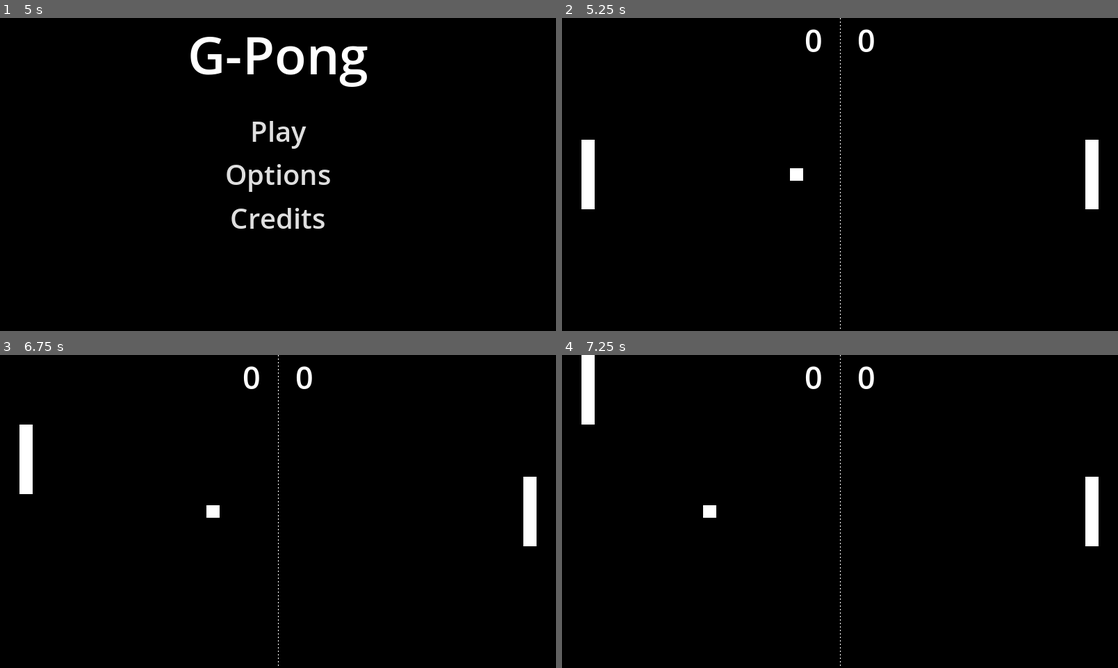
Above: before the commit, frames 1-4 (two rows, left to right).
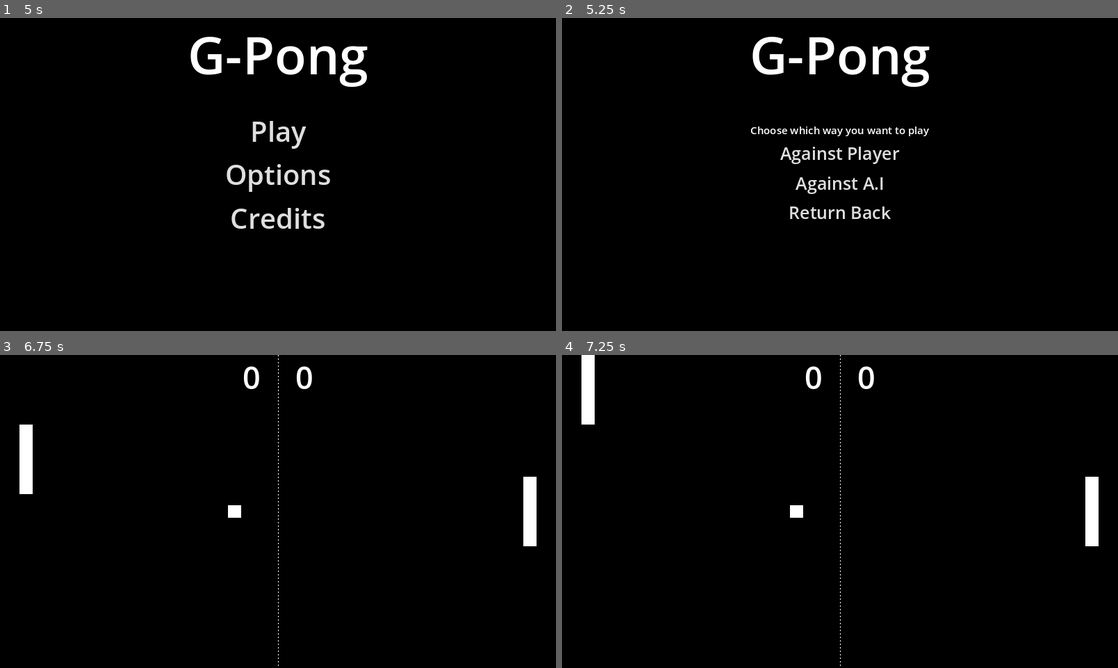
Above: after the commit, the same moments.

Repository: SimoneStarace/G-Pong
Game: Godot game, scene res://scenes/ui/menus/start_menu.tscn
Same seed, same stepped clock (60 frames per second), same inputs: the game is played once before the commit and once after it.
Inputs (mouse positions are in pixels of both pictures, inside the frame that each line leads up to):
- Up to frame 1 (5 s): click "Options" at 0.5 s; click "Normal" at 1.25 s; click "Normal" at 2 s; click "Return to Main Menu" at 2.75 s; click "Credits" at 3.5 s; click "Return to Main Menu" at 4.25 s
- Up to frame 2 (5.25 s): click "Play" at 5 s
- Up to frame 3 (6.75 s): click (278, 489) at 5.75 s, where only the run after the commit has a clickable "Against Player"; tap Enter at 6.5 s; hold Up (player1_move_up) from 6.53 s (still down)
- Up to frame 4 (7.25 s): keep holding Up (player1_move_up)

Frame 1 is identical in both runs. In frame 2, 4.2% of the frame differs, in the area x 3-97%, y 0-100%; in frame 3, 0.2%; in frame 4, 0.2%.

Commit message:
Update main menu with new button

Diff:
--- a/scenes/ui/menus/start_menu.tscn
+++ b/scenes/ui/menus/start_menu.tscn
@@ -1,10 +1,14 @@
-[gd_scene load_steps=4 format=3 uid="uid://krsi8lnctyfy"]
+[gd_scene load_steps=6 format=3 uid="uid://krsi8lnctyfy"]
 
 [ext_resource type="Script" path="res://scripts/ui/menus/start_menu.gd" id="1_hthf8"]
+[ext_resource type="Script" path="res://scripts/ui/buttons/visibility_button.gd" id="2_0af0w"]
 [ext_resource type="PackedScene" uid="uid://b1yqpo8uosw1n" path="res://scenes/ui/buttons/menu_button.tscn" id="2_jhky7"]
 
 [sub_resource type="LabelSettings" id="LabelSettings_287nm"]
 font_size = 120
+
+[sub_resource type="LabelSettings" id="LabelSettings_hf3d4"]
+font_size = 24
 
 [node name="StartMenu" type="Control"]
 layout_mode = 3
@@ -37,7 +41,7 @@
 "
 label_settings = SubResource("LabelSettings_287nm")
 
-[node name="VBoxContainer" type="VBoxContainer" parent="."]
+[node name="StartContainer" type="VBoxContainer" parent="."]
 layout_mode = 1
 anchors_preset = 8
 anchor_left = 0.5
@@ -51,22 +55,68 @@
 grow_horizontal = 2
 grow_vertical = 2
 
-[node name="PlayButton" type="Button" parent="VBoxContainer"]
+[node name="PlayButton" type="Button" parent="StartContainer" node_paths=PackedStringArray("_node2show", "_node2hide")]
 layout_mode = 2
 theme_override_font_sizes/font_size = 64
 text = "Play"
 flat = true
+script = ExtResource("2_0af0w")
+_node2show = NodePath("../../ChooseContainer")
+_node2hide = NodePath("..")
 
-[node name="OptionsButton" parent="VBoxContainer" instance=ExtResource("2_jhky7")]
+[node name="OptionsButton" parent="StartContainer" instance=ExtResource("2_jhky7")]
 layout_mode = 2
 theme_override_font_sizes/font_size = 64
 text = "Options"
 _menu_name = "option_menu"
 
-[node name="CreditsButton" parent="VBoxContainer" instance=ExtResource("2_jhky7")]
+[node name="CreditsButton" parent="StartContainer" instance=ExtResource("2_jhky7")]
 layout_mode = 2
 theme_override_font_sizes/font_size = 64
 text = "Credits"
 _menu_name = "credit_menu"
 
-[connection signal="pressed" from="VBoxContainer/PlayButton" to="." method="_on_play_button_pressed"]
+[node name="ChooseContainer" type="VBoxContainer" parent="."]
+visible = false
+layout_mode = 1
+anchors_preset = 8
+anchor_left = 0.5
+anchor_top = 0.5
+anchor_right = 0.5
+anchor_bottom = 0.5
+offset_left = -20.0
+offset_top = -20.0
+offset_right = 20.0
+offset_bottom = 20.0
+grow_horizontal = 2
+grow_vertical = 2
+
+[node name="Label" type="Label" parent="ChooseContainer"]
+layout_mode = 2
+text = "Choose which way you want to play"
+label_settings = SubResource("LabelSettings_hf3d4")
+horizontal_alignment = 1
+
+[node name="PlayerButton" type="Button" parent="ChooseContainer"]
+layout_mode = 2
+theme_override_font_sizes/font_size = 40
+text = "Against Player"
+flat = true
+
+[node name="AIButton" type="Button" parent="ChooseContainer"]
+layout_mode = 2
+theme_override_font_sizes/font_size = 40
+text = "Against A.I"
+flat = true
+
+[node name="ReturnButton" type="Button" parent="ChooseContainer" node_paths=PackedStringArray("_node2show", "_node2hide")]
+layout_mode = 2
+theme_override_font_sizes/font_size = 40
+text = "Return Back"
+flat = true
+script = ExtResource("2_0af0w")
+_node2show = NodePath("../../StartContainer")
+_node2hide = NodePath("..")
+
+[connection signal="pressed" from="ChooseContainer/PlayerButton" to="." method="_on_player_button_pressed"]
+[connection signal="pressed" from="ChooseContainer/AIButton" to="." method="_on_ai_button_pressed"]
--- a/scripts/ui/menus/start_menu.gd
+++ b/scripts/ui/menus/start_menu.gd
@@ -1,4 +1,10 @@
 class_name StartMenu extends Control
 
-func _on_play_button_pressed():
+func load_game_scene():
 	get_tree().change_scene_to_file("res://scenes/game.tscn")
+
+func _on_player_button_pressed():
+	load_game_scene()
+
+func _on_ai_button_pressed():
+	load_game_scene()
